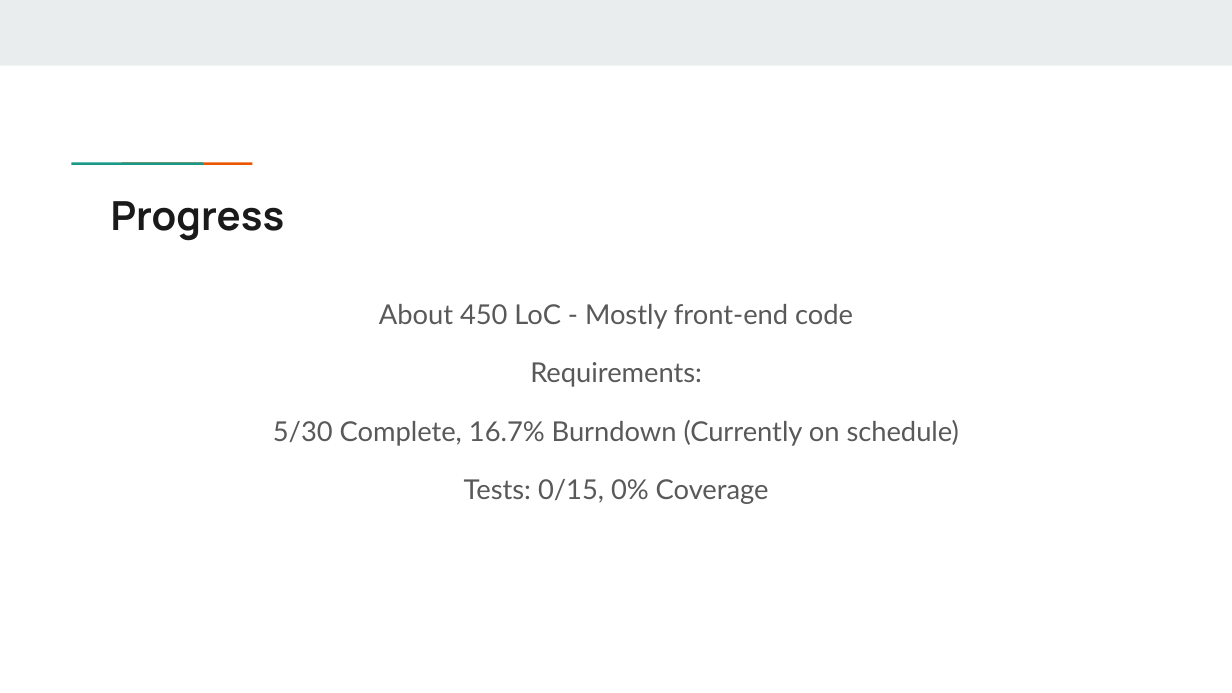
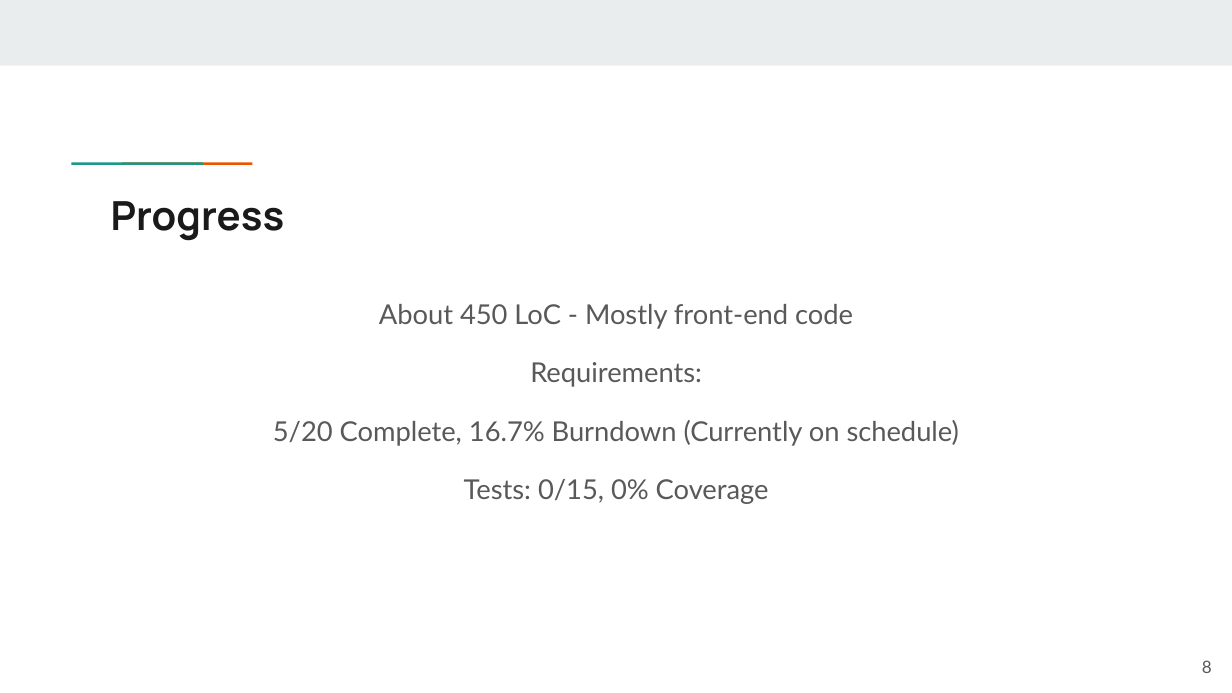
Before and after one commit to HightMaster/Individual-Capstone, a slide deck: slide 8 of docs/submission files/deliverables/artifacts/Individual Capstone START presentation.pptx. Drawn at 1232x693 pixels with LibreOffice and Linux fonts; fonts in the diff are those of the drawing. Boxes give left, top, right and bottom in pixels: in the first picture for what was removed or moved away, otherwise in the second. Text is boxed around its words. In the diff, an @@ line names an element or a change of style, - is before the commit and + after.

Commit message:
Updated presentation files

```diff
--- a/docs/submission files/deliverables/artifacts/Individual Capstone START presentation.pptx
+++ b/docs/submission files/deliverables/artifacts/Individual Capstone START presentation.pptx
@@ text at box(273, 420, 959, 446): text changed @@
-5/30 Complete, 16.7% Burndown (Currently on schedule)
+5/20 Complete, 16.7% Burndown (Currently on schedule)
@@ page number added at box(1202, 660, 1212, 673), 10 pt, text #595959 @@
+8
```
Also in this commit, not shown: 8 other slides changed.
